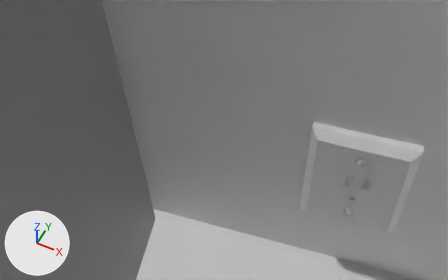
An edit to the FBX model Assets/Models/RoomBlockout/RoomBlockout.fbx, drawn before and after from the same camera.
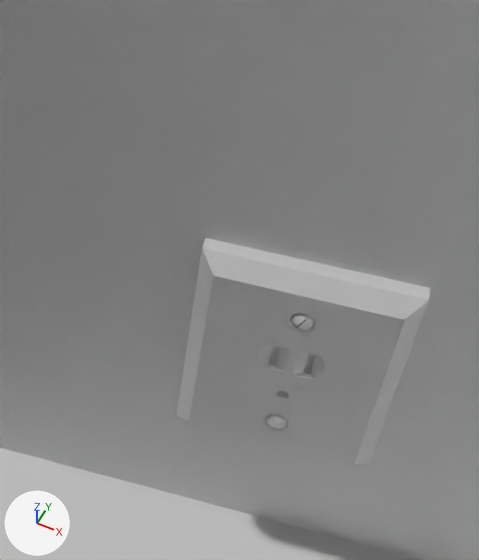
Each version is shown from a camera (50 mm lens) standing at (-0.01371, 0.12787, 0.02421) and looking at (-0.01995, 0.14035, 0.00862), then close up on the part from 48% to 100% of the width and 2% to 100% of the height. Every picture has the same lights, and +X, +Y and +Z are marked at lower left. The first two pictures are the older version. Where no turn or scale is listed for an object, it has been applied to the vertices.

The first close-up shows 'Room', 'outlet'.
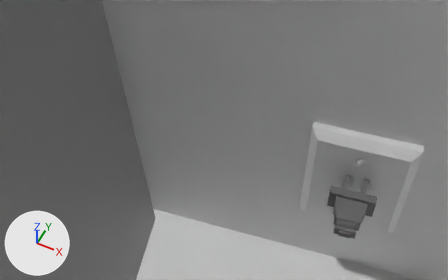
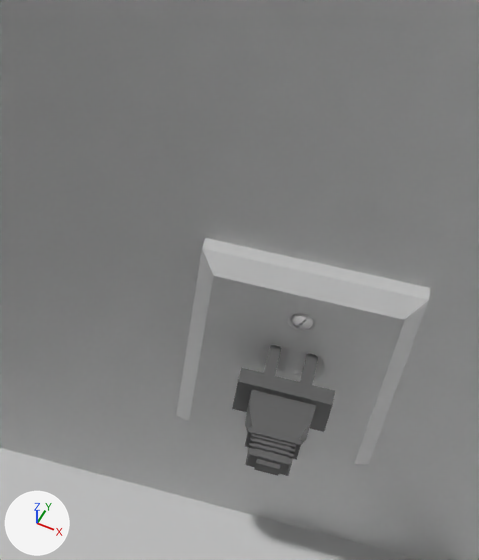
Scene script edits in JSON lines:
```json
{"op": "add", "block": "mat_lambert4", "code": ["mat_lambert4 = principled_material('lambert4')", "mat_lambert4.base_color = (0.174, 0.174, 0.174)  # grey #747474"]}
{"op": "add", "block": "me_mesh_025", "code": ["me_mesh_025 = bpy.data.meshes.new('Mesh.025')", "me_mesh_025.from_pydata(...)  # 673 vertices, 722 faces; spans x -0.00077..0.00081, y -0.00159..0.00096, z -0.00038..0.00038", "me_mesh_025.materials.append(mat_lambert4)  # grey #747474"]}
{"op": "add", "block": "ob_polysurface1", "code": ["ob_polysurface1 = bpy.data.objects.new('polySurface1', me_mesh_025)", "ob_polysurface1.location = (-0.01545, 0.1411, 0.00716)"]}
```

Boxes [x1, y1, x2, y2] around the edits, measured in the close-ups (479 x 560 px):
```json
{"object": "polySurface1", "change": "added", "after": [232, 345, 335, 476]}
```
